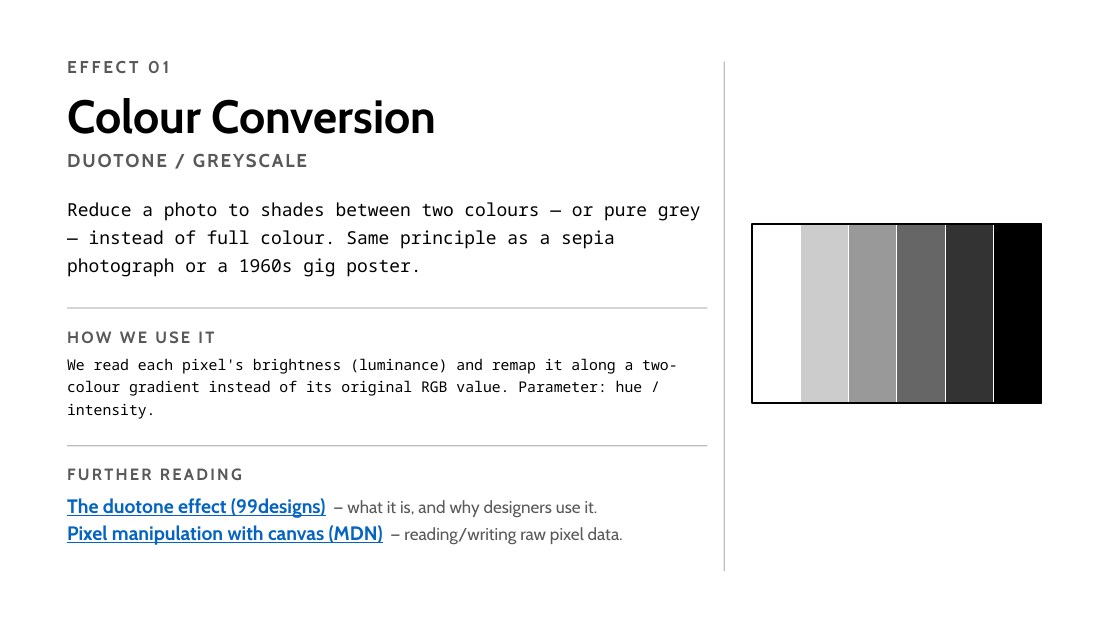
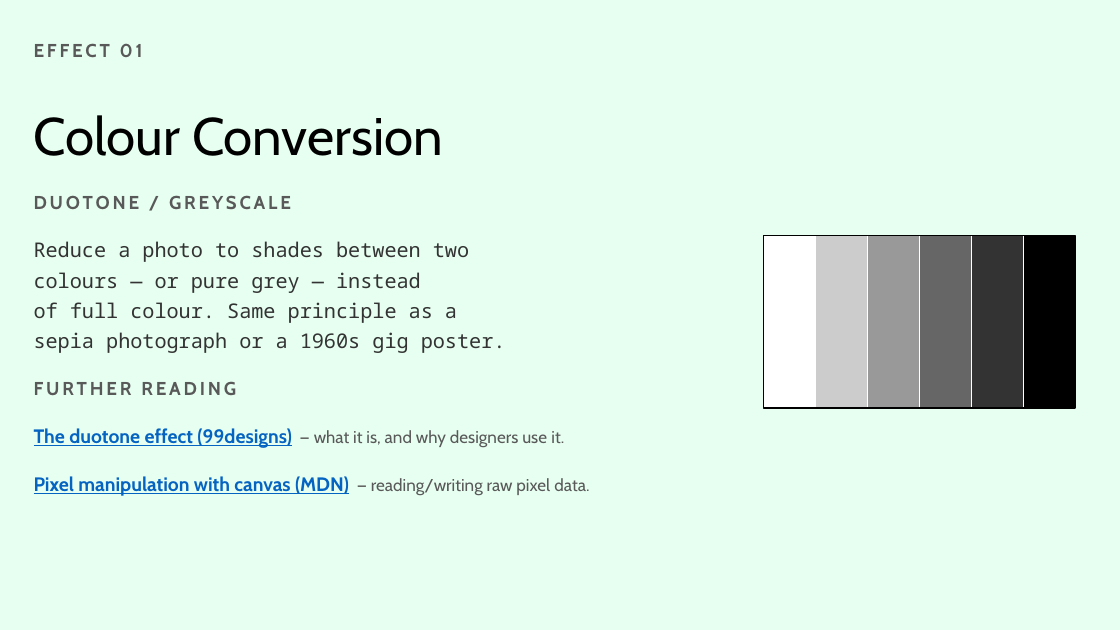
Before and after one commit to PkWr/GD-Remix-Process, a slide deck: slide 8 of Building-With-AI-Photo-Remix-Effects.pptx (slide 11 before the commit). Drawn at 1120x630 pixels with LibreOffice and Linux fonts; fonts in the diff are those of the drawing. Boxes give left, top, right and bottom in pixels: in the first picture for what was removed or moved away, otherwise in the second. Text is boxed around its words. In the diff, an @@ line names an element or a change of style, - is before the commit and + after.

```diff
--- a/Building-With-AI-Photo-Remix-Effects.pptx
+++ b/Building-With-AI-Photo-Remix-Effects.pptx
@@ background #FFFFFF to #E6FFF0 @@
@@ text "EFFECT 01": place and size @@
-text "EFFECT 01" at (67, 61, 169, 73)
+text "EFFECT 01" at (34, 43, 143, 57)
@@ text "EFFECT 01" at (34, 43, 143, 57): size 11 to 12 pt @@
@@ line removed from (725, 62) to (725, 571) @@
@@ text "Colour Conversion": place and size @@
-text "Colour Conversion" at (67, 98, 437, 134)
+text "Colour Conversion" at (34, 115, 443, 156)
@@ text "Colour Conversion" at (34, 115, 443, 156): size 30 to 34 pt, bold off @@
@@ text removed at (193, 153, 307, 167) @@
-DUOTONE / GREYSCALE
@@ text at (34, 195, 589, 496): text changed; size 11.5 to 13 pt; font Noto Sans Mono to Cabin; text colour #000000 to #333333 @@
-Reduce a photo to shades between two colours — or pure grey — instead of full colour. Same principle as a sepia photograph or a 1960s gig poster.
+DUOTONE / GREYSCALE
+Reduce a photo to shades between two
+colours — or pure grey — instead
+of full colour. Same principle as a
+sepia photograph or a 1960s gig poster.
+FURTHER READING
+The duotone effect (99designs) — what it is, and why designers use it.
+Pixel manipulation with canvas (MDN) — reading/writing raw pixel data.
@@ rectangle: place and size @@
-rectangle at (753, 224, 801, 403)
+rectangle at (764, 235, 815, 408)
@@ rectangle: place and size @@
-rectangle at (753, 224, 1042, 403)
+rectangle at (764, 235, 1075, 408)
@@ rectangle: place and size @@
-rectangle at (801, 224, 849, 403)
+rectangle at (815, 235, 867, 408)
@@ rectangle: place and size @@
-rectangle at (849, 224, 897, 403)
+rectangle at (867, 235, 918, 408)
@@ rectangle: place and size @@
-rectangle at (897, 224, 945, 403)
+rectangle at (920, 235, 971, 408)
@@ rectangle: place and size @@
-rectangle at (945, 224, 993, 403)
+rectangle at (971, 235, 1023, 408)
@@ rectangle: place and size @@
-rectangle at (993, 224, 1042, 403)
+rectangle at (1024, 235, 1075, 408)
@@ line removed from (67, 308) to (708, 308) @@
@@ text removed at (67, 331, 214, 343) @@
-HOW WE USE IT
@@ text removed at (67, 358, 677, 419) @@
-We read each pixel's brightness (luminance) and remap it along a two-colour gradient instead of its original RGB value. Parameter: hue / intensity.
@@ line removed from (67, 446) to (708, 446) @@
@@ text removed at (67, 468, 242, 480) @@
-FURTHER READING
@@ text removed at (67, 498, 623, 545) @@
-The duotone effect (99designs) — what it is, and why designers use it.
-Pixel manipulation with canvas (MDN) — reading/writing raw pixel data.
```
Also in this commit, not shown: 19 other slides changed, 1 slide added, 8 other files.
